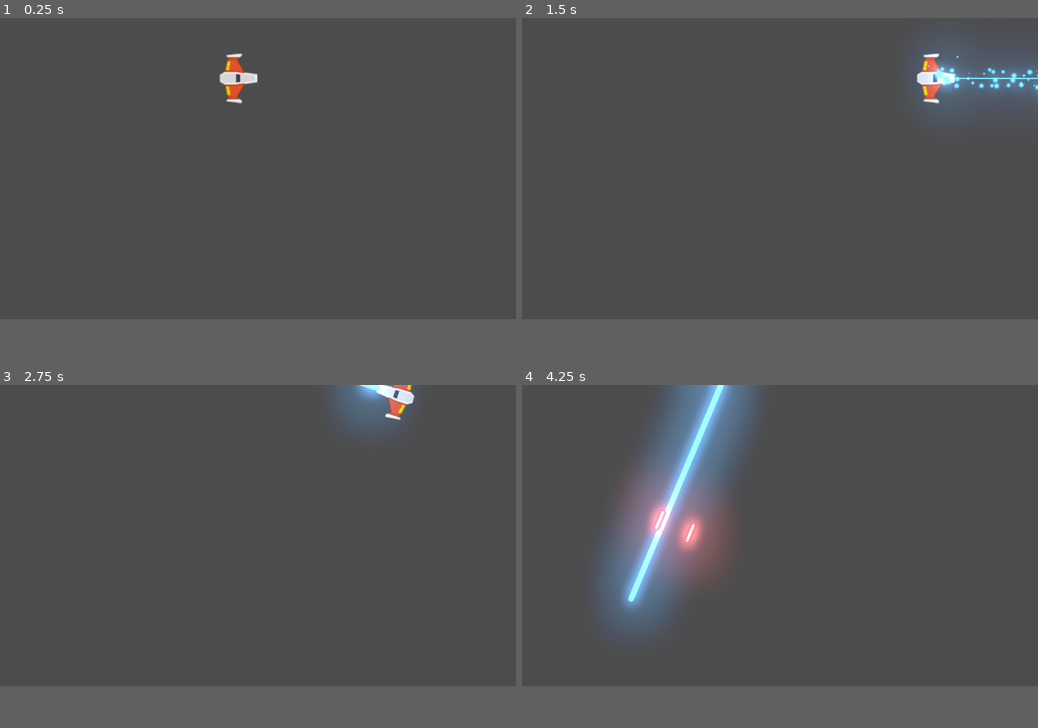
Above: before the commit, frames 1-4 (two rows, left to right).
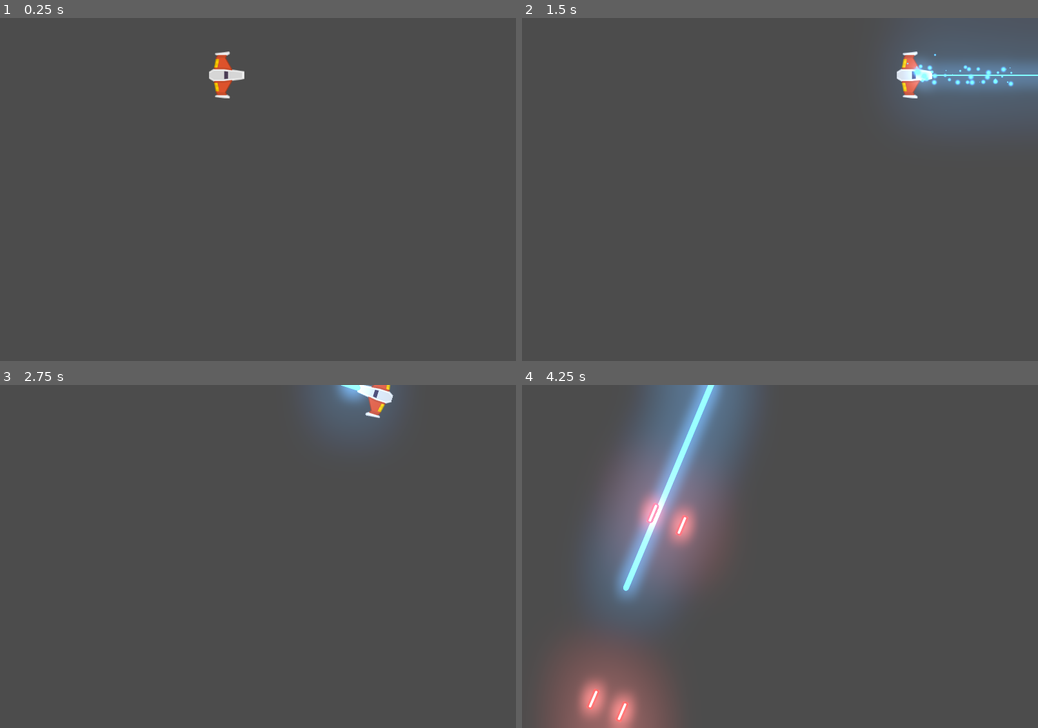
Above: after the commit, the same moments.

Repository: rikochet87/meteoritos_Juego
Game: Godot game, scene res://Juego/Niveles/Nivel.tscn
The game is run twice, just before and just after one commit, with the same random seed, the same clock (stepped at 60 frames per second) and the same inputs.
Inputs:
- Up to frame 1 (0.25 s): no input
- Up to frame 2 (1.5 s): tap Enter at 0.5 s; hold W (mover_adelante) 0.53-1.28 s; hold F (disparo_principal) 0.53-1.28 s; hold S (mover_atras) from 1.28 s (still down); tap G (disparo_secundario) at 1.35 s
- Up to frame 3 (2.75 s): release S (mover_atras) at 2.03 s; hold W (mover_adelante) from 2.03 s (still down); hold A (rotar_antihorario) from 2.03 s (still down)
- Up to frame 4 (4.25 s): release A (rotar_antihorario) at 2.78 s; tap D (rotar_horario) at 2.85 s; release W (mover_adelante) at 3.53 s; hold S (mover_atras) from 3.53 s (still down); hold F (disparo_principal) from 3.53 s (still down)
In our replay, the window is 800x468 before the commit and 800x533 after it. These sizes can differ from the game's own. Grey fills any space a smaller window leaves; there, only what the larger window draws over its background counts as a difference.

The runs differ from the first frame. In frame 1, 0.8% of the frame differs, in the area x 40-50%, y 9-25%; in frame 2, 2.0%; in frame 3, 1.1%; in frame 4, 10%, in the area x 4-41%, y 0-100%.

Commit message:
Proyectil player y enemigo
agregado proyectiles player y enemigo

Diff:
--- a/Juego/Naves/Player/Player.tscn
+++ b/Juego/Naves/Player/Player.tscn
@@ -1,9 +1,10 @@
-[gd_scene load_steps=7 format=2]
+[gd_scene load_steps=8 format=2]
 
 [ext_resource path="res://Juego/Naves/Player/player_orange.png" type="Texture" id=1]
 [ext_resource path="res://Juego/Naves/Player/Player.gd" type="Script" id=2]
 [ext_resource path="res://Juego/Canion/Canion.tscn" type="PackedScene" id=3]
 [ext_resource path="res://Juego/Proyectiles/Laser/LaserBeam2D.tscn" type="PackedScene" id=4]
+[ext_resource path="res://Juego/Proyectiles/ProyectilPlayer.tscn" type="PackedScene" id=5]
 
 [sub_resource type="PhysicsMaterial" id=1]
 friction = 0.0
@@ -28,6 +29,7 @@
 
 [node name="Canion" parent="." instance=ExtResource( 3 )]
 position = Vector2( -2.51984, 0 )
+proyectil = ExtResource( 5 )
 
 [node name="PuntoIzquierdo" parent="Canion" index="0"]
 position = Vector2( 0, -33 )
--- a/Juego/Proyectiles/Proyectil.tscn
+++ b/Juego/Proyectiles/Proyectil.tscn
@@ -1,14 +1,11 @@
-[gd_scene load_steps=4 format=2]
+[gd_scene load_steps=3 format=2]
 
 [ext_resource path="res://Juego/Proyectiles/proyectil_player.png" type="Texture" id=1]
 [ext_resource path="res://Juego/Proyectiles/Proyectil.gd" type="Script" id=2]
 
-[sub_resource type="CapsuleShape2D" id=1]
-radius = 6.4574
-height = 31.2035
-
 [node name="Proyectil" type="Area2D"]
 position = Vector2( 480.115, 296.484 )
+z_as_relative = false
 script = ExtResource( 2 )
 
 [node name="Sprite" type="Sprite" parent="."]
@@ -19,7 +16,6 @@
 
 [node name="CollisionShape2D" type="CollisionShape2D" parent="."]
 rotation = 1.5708
-shape = SubResource( 1 )
 
 [node name="VisibilityNotifier2D" type="VisibilityNotifier2D" parent="."]
 position = Vector2( 0, -0.132416 )
--- /dev/null
+++ b/Juego/Proyectiles/ProyectilEnemigo.tscn
@@ -0,0 +1,24 @@
+[gd_scene load_steps=4 format=2]
+
+[ext_resource path="res://Juego/Proyectiles/Proyectil.tscn" type="PackedScene" id=1]
+[ext_resource path="res://Juego/Proyectiles/proyectil_enemigo.png" type="Texture" id=2]
+
+[sub_resource type="CapsuleShape2D" id=1]
+radius = 5.70071
+height = 25.1496
+
+[node name="ProyectilEnemigo" instance=ExtResource( 1 )]
+z_index = 39
+collision_layer = 16
+collision_mask = 5
+
+[node name="Sprite" parent="." index="0"]
+modulate = Color( 0, 1.3, 0.34, 1 )
+scale = Vector2( 1, 1 )
+texture = ExtResource( 2 )
+
+[node name="CollisionShape2D" parent="." index="1"]
+shape = SubResource( 1 )
+
+[node name="VisibilityNotifier2D" parent="." index="2"]
+visible = false
--- /dev/null
+++ b/Juego/Proyectiles/ProyectilPlayer.tscn
@@ -0,0 +1,15 @@
+[gd_scene load_steps=3 format=2]
+
+[ext_resource path="res://Juego/Proyectiles/Proyectil.tscn" type="PackedScene" id=1]
+
+[sub_resource type="CapsuleShape2D" id=1]
+radius = 7.17291
+height = 30.8654
+
+[node name="ProyectilPlayer" instance=ExtResource( 1 )]
+z_index = 40
+collision_layer = 8
+collision_mask = 6
+
+[node name="CollisionShape2D" parent="." index="1"]
+shape = SubResource( 1 )
--- a/project.godot
+++ b/project.godot
@@ -44,13 +44,22 @@
 
 [application]
 
-config/name="meteoritos_Juego"
+config/name="Meteoritos"
 run/main_scene="res://Juego/Niveles/Nivel.tscn"
-config/icon="res://icon.png"
+config/icon="res://playerShip.png"
 
 [autoload]
 
 Eventos="*res://Juego/Atoloads/Eventos.gd"
+
+[display]
+
+window/size/width=1080
+window/size/height=720
+window/size/resizable=false
+window/size/always_on_top=true
+window/stretch/mode="2d"
+window/stretch/aspect="keep"
 
 [input]
 
@@ -89,6 +98,14 @@
  ]
 }
 
+[layer_names]
+
+2d_physics/layer_1="player"
+2d_physics/layer_2="enemigo"
+2d_physics/layer_3="meteorito"
+2d_physics/layer_4="proyectil_player"
+2d_physics/layer_5="proyectil_enemigo"
+
 [physics]
 
 common/enable_pause_aware_picking=true
Binary file added: Juego/Proyectiles/proyectil_enemigo.png
Binary file added: playerShip.png
Not shown, added: playerShip.png.import
